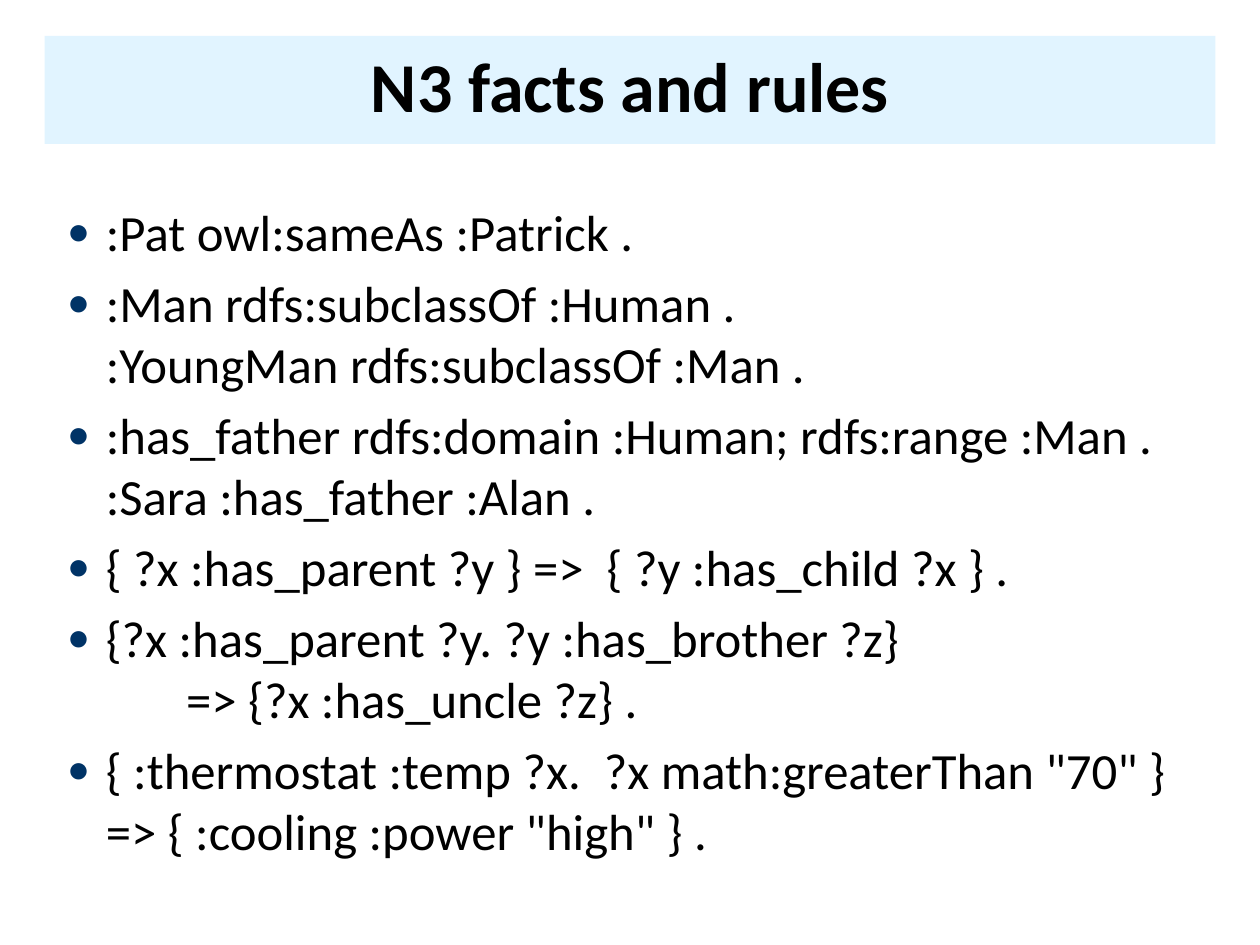
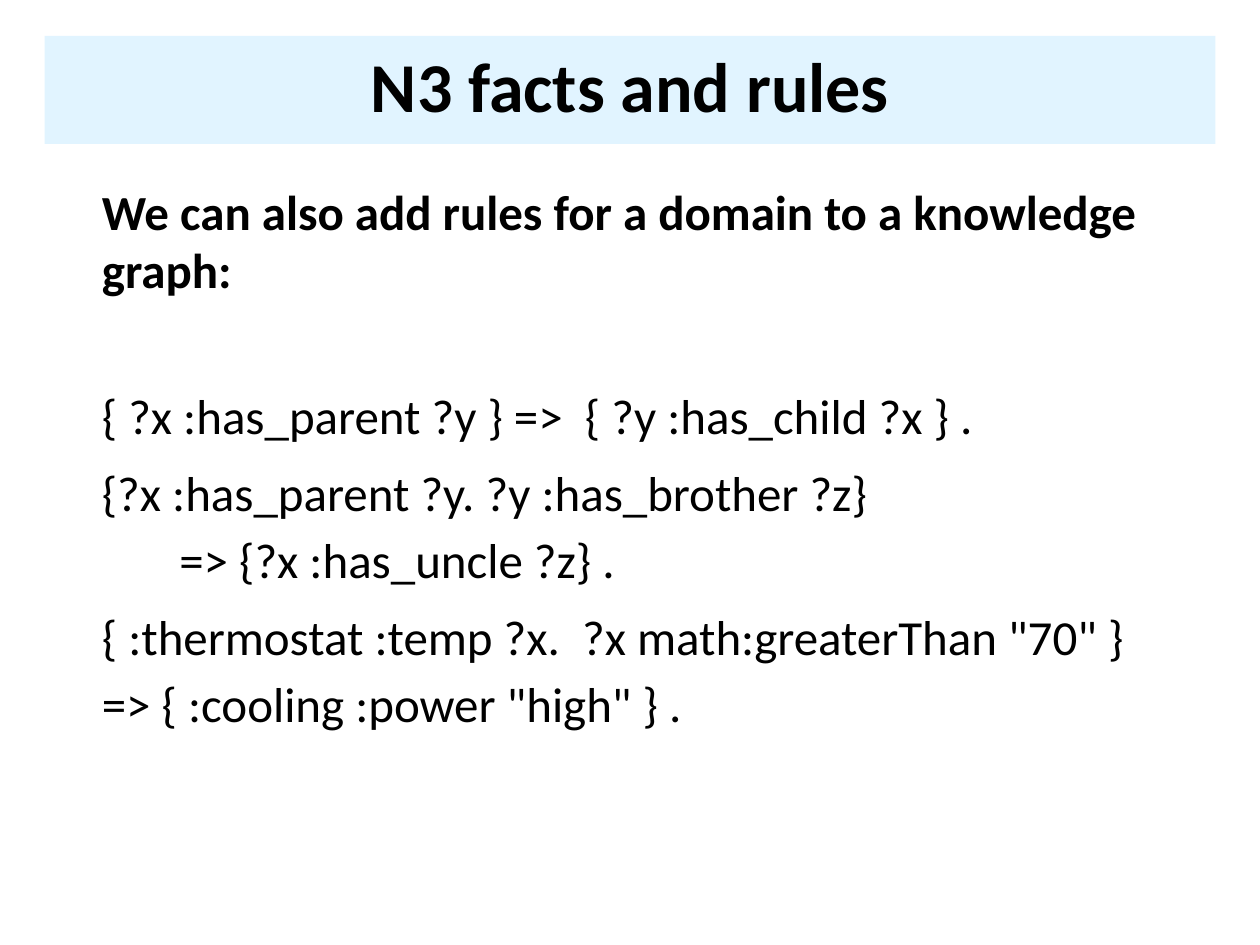
Before and after one commit to UMBC-CMSC-491-691-F19-Knowledge-Graphs/class_material, a slide deck: slide 9 of notes/05_rdfs/05bCWM.pptx (slide 8 before the commit). Drawn at 1260x945 pixels with LibreOffice and Linux fonts; fonts in the diff are those of the drawing. Boxes give left, top, right and bottom in pixels: in the first picture for what was removed or moved away, otherwise in the second. Text is boxed around its words. In the diff, an @@ line names an element or a change of style, - is before the commit and + after.

```diff
--- a/notes/05_rdfs/05bCWM.pptx
+++ b/notes/05_rdfs/05bCWM.pptx
@@ text "We can also add rules ..." moved from (x1=106, y1=215, x2=1138, y2=859) to (x1=102, y1=195, x2=1136, y2=731) @@
@@ text at (x1=102, y1=195, x2=1136, y2=297): text changed; size 29 to 28 pt; bold on @@
-● :Pat owl:sameAs :Patrick .
-● :Man rdfs:subclassOf :Human .
-  :YoungMan rdfs:subclassOf :Man .
-● :has_father rdfs:domain :Human; rdfs:range :Man .
-  :Sara :has_father :Alan .
+We can also add rules for a domain to a knowledge graph:
@@ text at (x1=102, y1=400, x2=1097, y2=731): size 29 to 28 pt in "{ ?x :has_parent ?y } => { ...", "{?x :has_parent ?y. ?y :has_brother ?z} => ...", "{ :thermostat :temp ?x. ?x math:greaterThan "70" ..."; bullet ● to none; line spacing 1 to 1.14 @@
```
Also in this commit, not shown: 5 other slides changed, 1 slide added, 24 other files.
